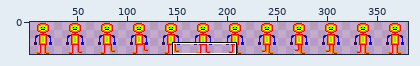
File history of a sprite sheet, core/assets/rightmove.png. The first picture is a wide view before the edit; the outline marks the close-up.
Close-up. As it was:
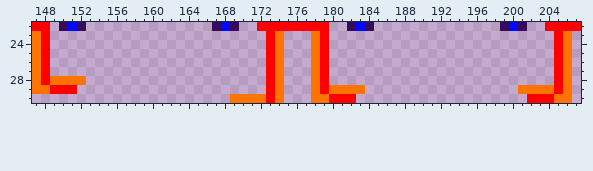
The file is 384x32 pixels. Shown: x 147..207, y 22..30. The wide view leaves out empty margins. The commit also changed other parts of the picture, which this record leaves out.
The result:
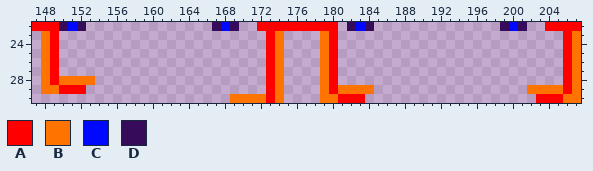
Palette (. is transparent): A #ff0000  B #ff7300  C #0008ff  D #360b59
Difference:
There is now colour A in rows 22 to 27 at x 149 and 180; in row 28 at x 180; in row 29 at x 152; in row 30 at x 183.
The edit turns colour B into colour A in rows 23 to 27 at x 206; in row 28 at x 149 and 206; in row 29 at x 180 and 206; in row 30 at x 205.
There is now colour B in rows 23 to 27 at x 207; in row 28 at x 153 and 207; in row 29 at x 184 and 207; in row 30 at x 207.
The edit turns colour A into colour B in rows 23 to 28 at x 148 and 179; in row 29 at x 149, 179 and 205; in row 30 at x 180.
The author cleared colour A in rows 23 to 28 at x 205; in row 30 at x 202.
The author cleared colour B in rows 23 to 28 at x 147 and 178; in row 29 at x 147, 178 and 201; in row 30 at x 178.
Changed places in both close-ups, as pixel boxes (x1, y1, x2, y2):
changed: (32, 22, 95, 94)
changed: (311, 22, 374, 103)
changed: (518, 31, 581, 103)
